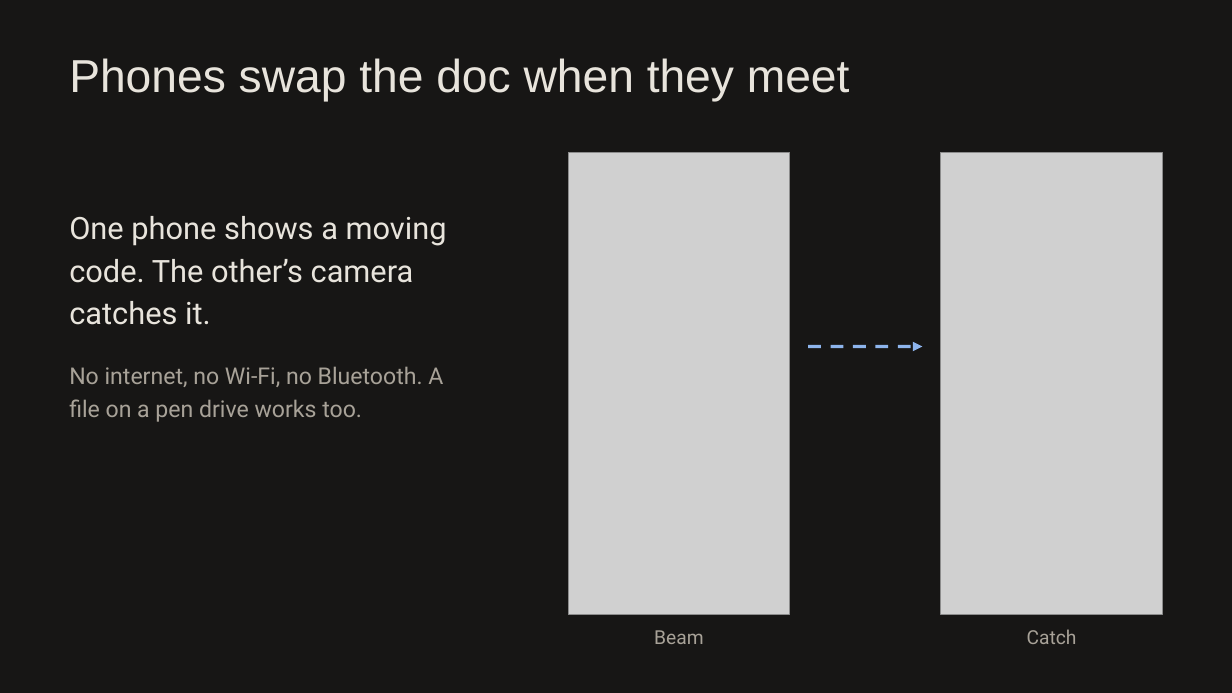
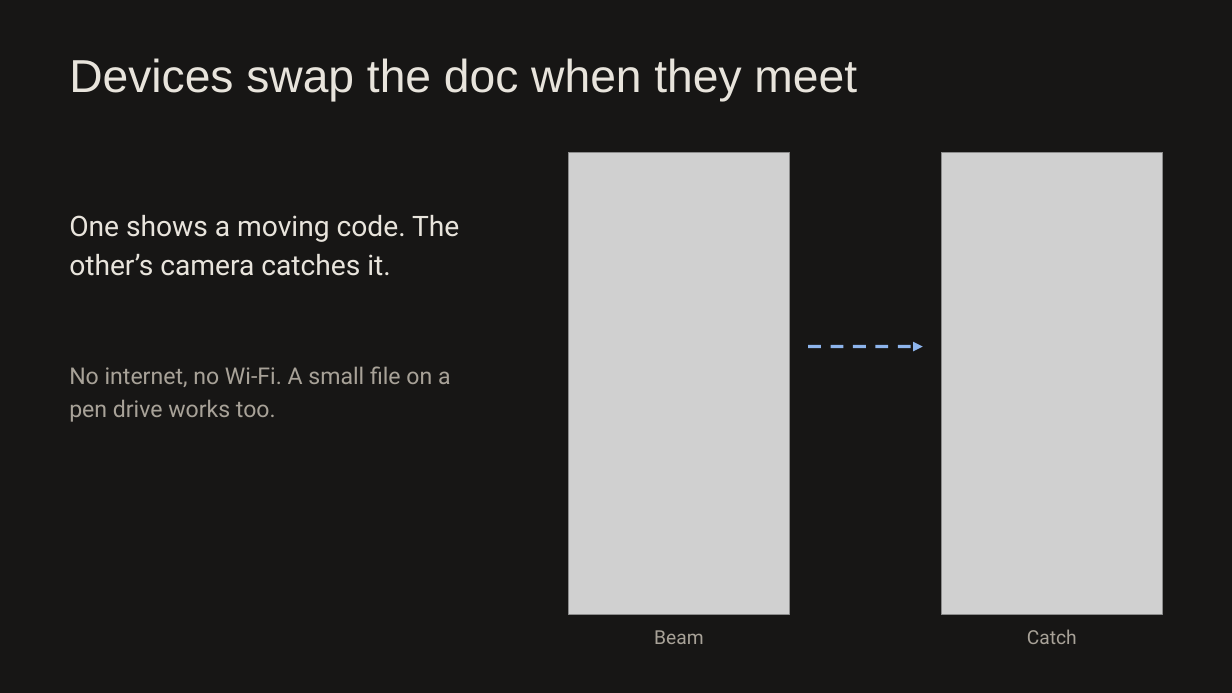
Before and after one commit to ranvir7123/phir-milenge, a slide deck: slide 3 of docs/handin/pitch-deck.pptx. Drawn at 1232x693 pixels with LibreOffice and Linux fonts; fonts in the diff are those of the drawing; grey boxes stand for pictures. Boxes give left, top, right and bottom in pixels: in the first picture for what was removed or moved away, otherwise in the second. Text is boxed around its words. In the diff, an @@ line names an element or a change of style, - is before the commit and + after.

```diff
--- a/docs/handin/pitch-deck.pptx
+++ b/docs/handin/pitch-deck.pptx
@@ text at box(69, 58, 857, 102): text changed @@
-Phones swap the doc when they meet
+Devices swap the doc when they meet
@@ text at box(69, 215, 459, 276): text changed; size 24 to 22 pt @@
-One phone shows a moving code. The other’s camera catches it.
+One shows a moving code. The other’s camera catches it.
@@ text at box(69, 366, 451, 422): text changed @@
-No internet, no Wi-Fi, no Bluetooth. A file on a pen drive works too.
+No internet, no Wi-Fi. A small file on a pen drive works too.
```
Also in this commit, not shown: 3 other slides changed, 2 slides added, 1 slide removed, 9 other files.
